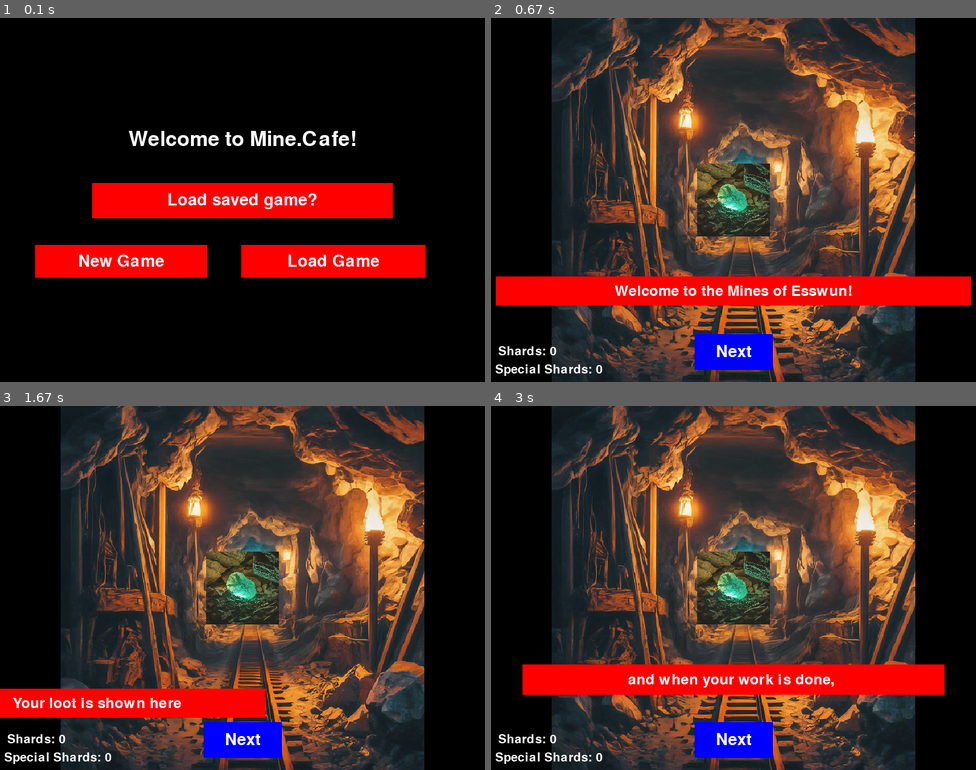
Above: before the commit, frames 1-4 (two rows, left to right).
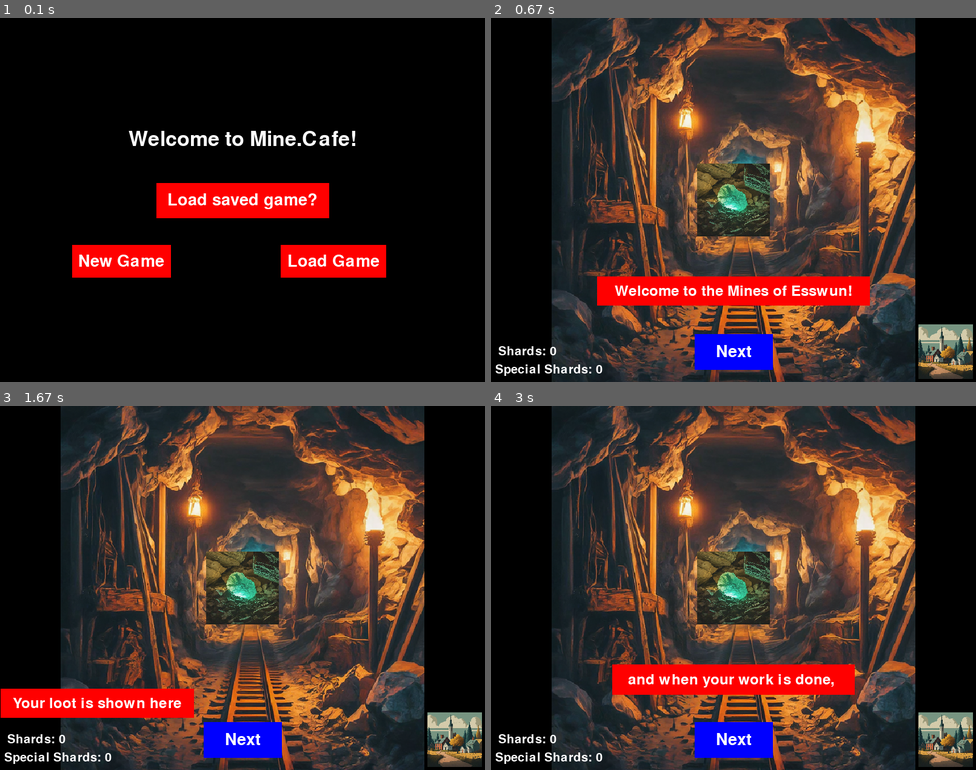
Above: after the commit, the same moments.

Repository: booltastic/Opus-PyGame-Project
Game: pygame game, started from BrokenMineRPG.py
Same seed, same stepped clock (60 frames per second), same inputs: the game is played once before the commit and once after it.
Inputs:
- Up to frame 1 (0.1 s): no input
- Up to frame 2 (0.67 s): click "New Game" at 0.38 s
- Up to frame 3 (1.67 s): click "Next" at 0.72 s; click "Next" at 1.05 s
- Up to frame 4 (3 s): click "Next" at 2.38 s

The runs differ from the first frame. In frame 1, 5.4% of the frame differs, in the area x 7-88%, y 45-72%; in frame 2, 5.0%; in frame 3, 2.9%; in frame 4, 4.8%.

Commit message:
Add files via upload

Diff:
--- a/BrokenMineRPG.py
+++ b/BrokenMineRPG.py
@@ -178,11 +178,11 @@
     boxtextfont = pygame.font.Font(None,fontsize)
     renderedtext = boxtextfont.render(str(boxtext),True,WHITE) #renders text image
     colliderect = renderedtext.get_rect(center=textlocation) # create rect the size of the text at chosen location. sets ratio of size, and where we want the center
-    colliderect = colliderect.inflate(colliderect.width,colliderect.height) # inflate that rect in place to twice its size, this is what gets clicked
+    colliderect = colliderect.inflate(colliderect.width*0.15,colliderect.height) # inflate that rect in place to twice its size, this is what gets clicked
     pygame.draw.rect(screen, color, colliderect) # draws the rect renderedrect, this cannot be passed to collidepoint though (just drawing it)
     renderedtextrect = renderedtext.get_rect(center = colliderect.center) # this rect is creating a text sized rect and placing it at the center of the big rect, so its already centered. used for collide and blit. if blit
     screen.blit(renderedtext,renderedtextrect)
-    return colliderect
+    return colliderect #if applicable. only used if you need to click it
 
 
 ### SCENES ###
@@ -239,6 +239,7 @@
     rects['shardicon']=draw_shardicon()
     rects['mainclicktarget']=draw_mainclicktarget()
     rects['next_button']=draw_next_button()
+    rects['corner_location_icon']=draw_location_icon(towniconimage)
     return rects
 
 # def draw_tutorial():
